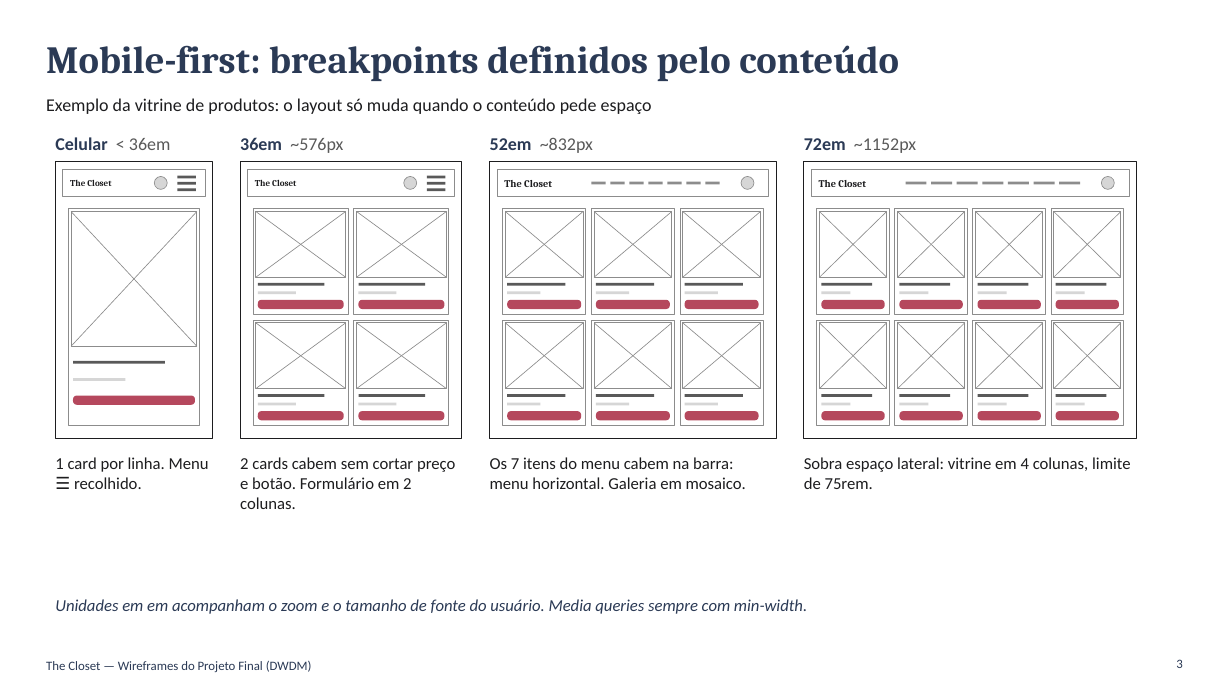
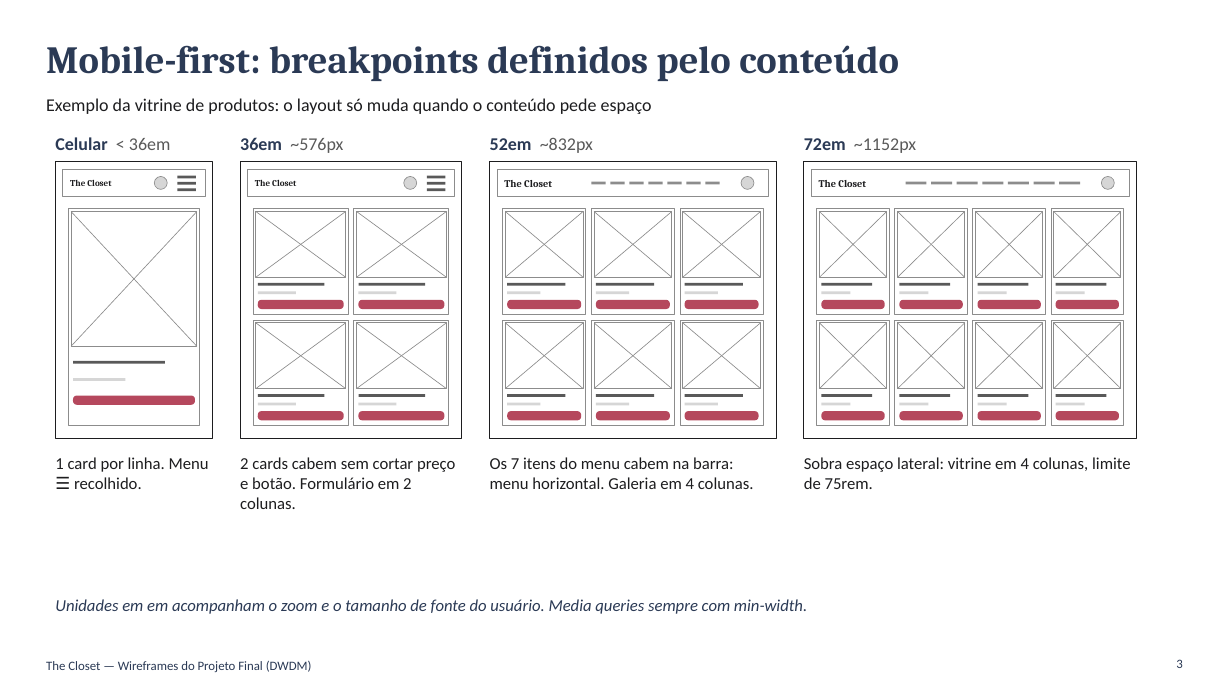
Before and after one commit to fabianomello38/Projeto-Desenvolvimento-Web, a slide deck: slide 3 of docs/Wireframes - The Closet.pptx. Drawn at 1232x693 pixels with LibreOffice and Linux fonts; fonts in the diff are those of the drawing. Boxes give left, top, right and bottom in pixels: in the first picture for what was removed or moved away, otherwise in the second. Text is boxed around its words. In the diff, an @@ line names an element or a change of style, - is before the commit and + after.

```diff
--- a/docs/Wireframes - The Closet.pptx
+++ b/docs/Wireframes - The Closet.pptx
@@ text at [490,457,754,489]: text changed @@
-Os 7 itens do menu cabem na barra: menu horizontal. Galeria em mosaico.
+Os 7 itens do menu cabem na barra: menu horizontal. Galeria em 4 colunas.
```
Also in this commit, not shown: 1 other slide changed, 20 other files.
